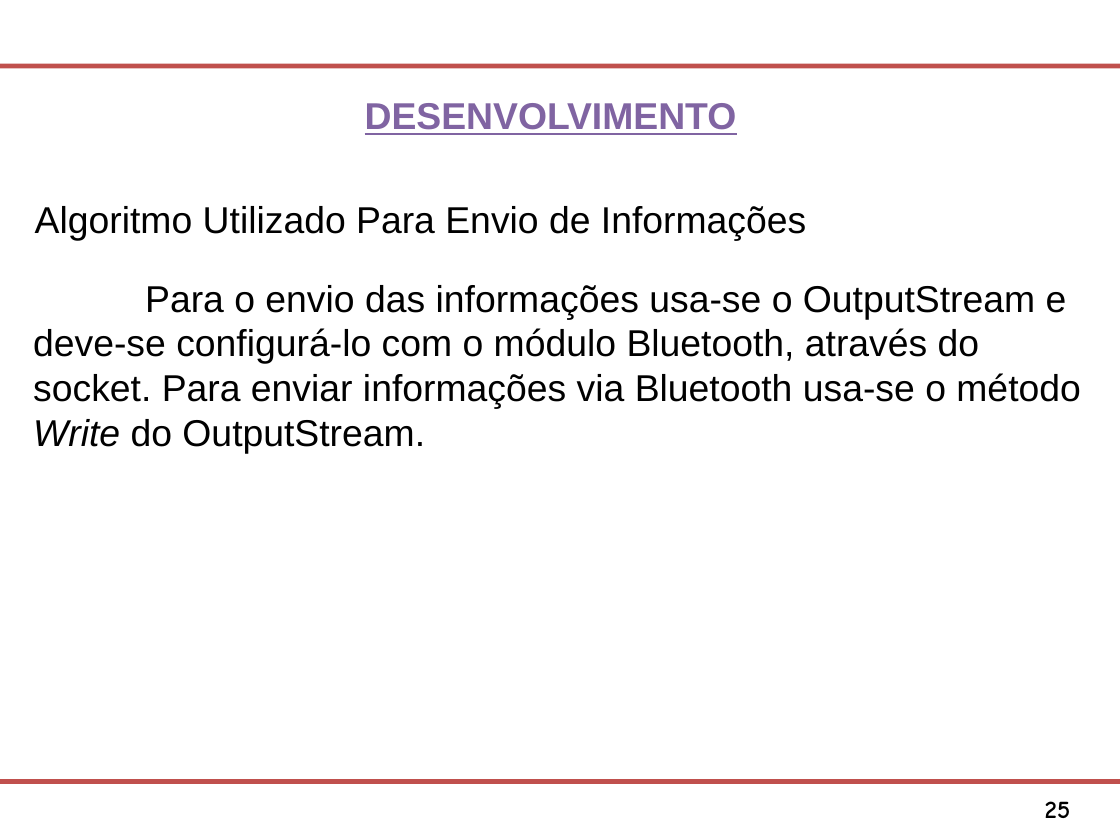
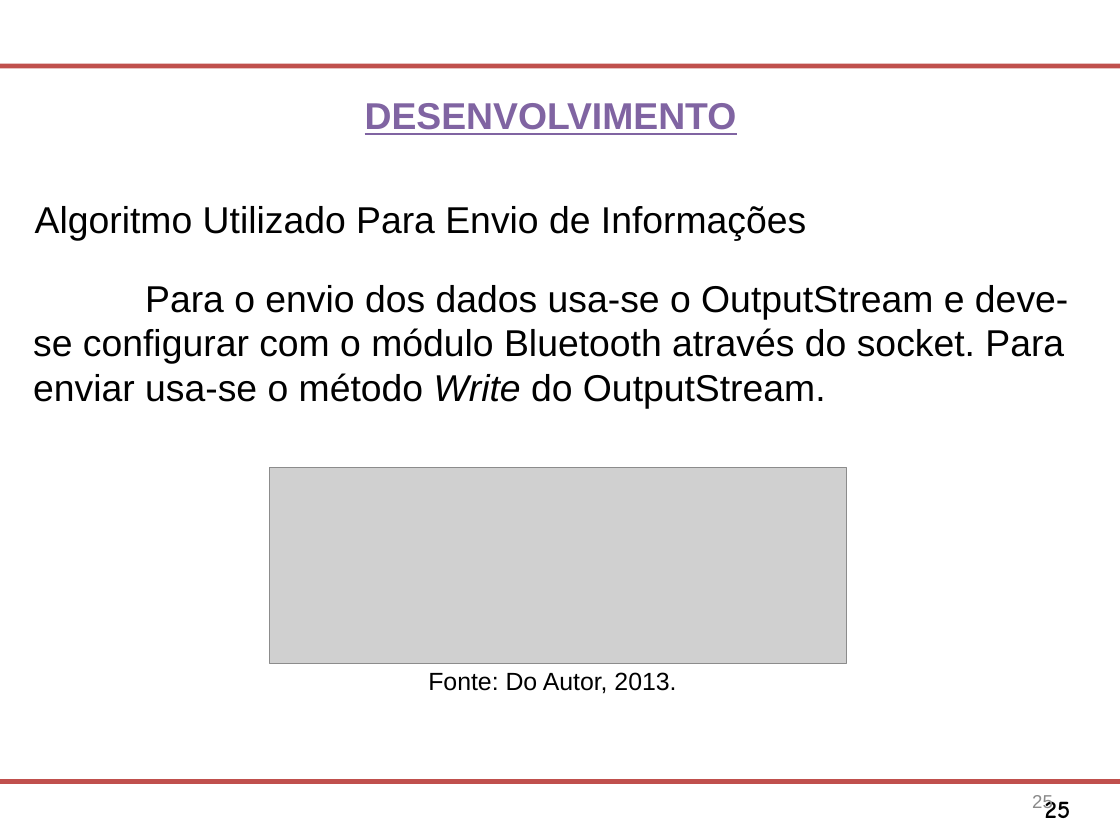
Before and after one commit to Osmar1503/TG, a slide deck: slide 25 of Modelo Apresentacao FATEC SJC.ppt. Drawn at 1120x840 pixels with LibreOffice and Linux fonts; fonts in the diff are those of the drawing; grey boxes stand for pictures; background and template pictures are left out. Boxes give left, top, right and bottom in pixels: in the first picture for what was removed or moved away, otherwise in the second. Text is boxed around its words. In the diff, an @@ line names an element or a change of style, - is before the commit and + after.

```diff
--- a/Modelo Apresentacao FATEC SJC.ppt
+++ b/Modelo Apresentacao FATEC SJC.ppt
@@ text at box(33, 285, 1068, 409): text changed @@
-Para o envio das informações usa-se o OutputStream e deve-se configurá-lo com o módulo Bluetooth, através do socket. Para enviar informações via Bluetooth usa-se o método Write do OutputStream.
+Para o envio dos dados usa-se o OutputStream e deve-se configurar com o módulo Bluetooth através do socket. Para enviar usa-se o método Write do OutputStream.
@@ picture added at box(270, 468, 847, 664) @@
@@ text added at box(428, 672, 676, 694), 16 pt, text #000000 @@
+Fonte: Do Autor, 2013.
@@ page number added at box(1045, 796, 1071, 818), 12 pt, text #898989 @@
+25
```
Also in this commit, not shown: 17 other slides changed, 2 slides added, 7 slides removed, 1 other file.
